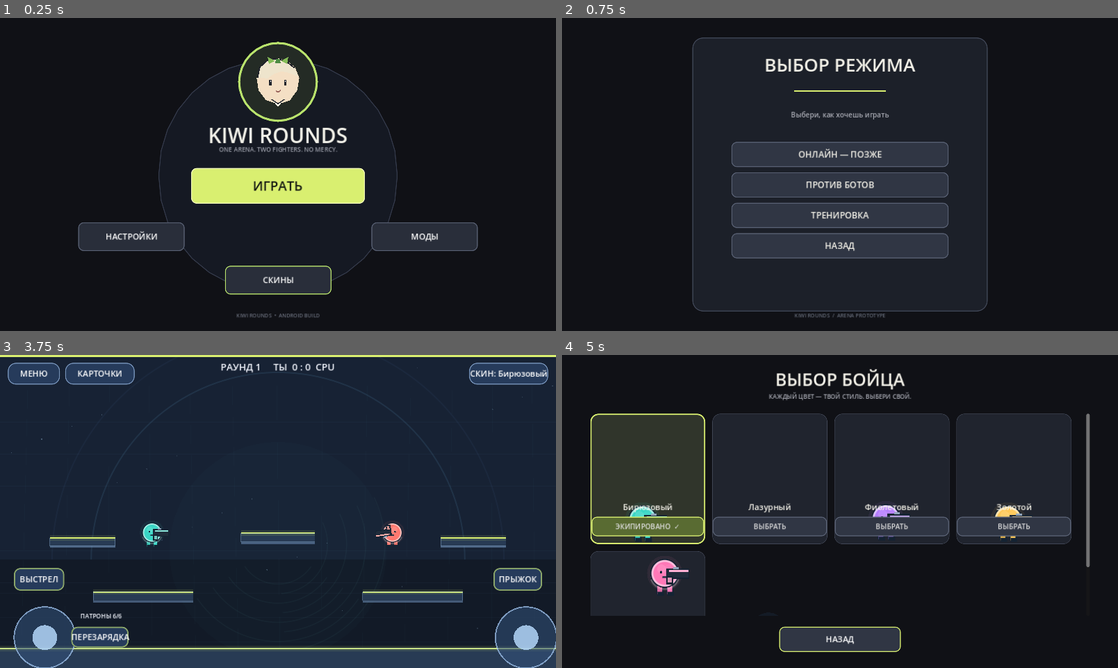
Above: before the commit, frames 1-4 (two rows, left to right).
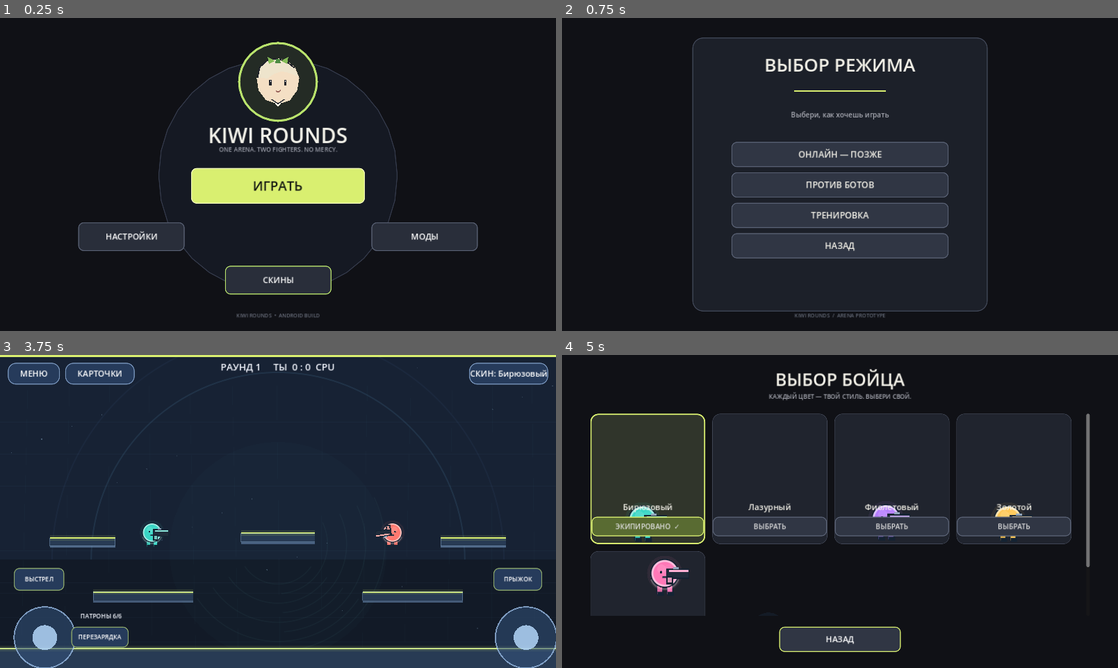
Above: after the commit, the same moments.

Repository: loslam-del/Kiwi-rounds
Game: Godot game, scene res://scenes/main.tscn
The game is run twice, just before and just after one commit, with the same random seed, the same clock (stepped at 60 frames per second) and the same inputs.
Inputs:
- Up to frame 1 (0.25 s): no input
- Up to frame 2 (0.75 s): click "ИГРАТЬ" at 0.5 s
- Up to frame 3 (3.75 s): click "ОНЛАЙН — ПОЗЖЕ" at 1.25 s; click "НАЗАД" at 2 s; click "ПРОТИВ БОТОВ" at 2.75 s; click "ЛЁГКАЯ" at 3.5 s
- Up to frame 4 (5 s): click "СКИН: Бирюзовый" at 4.25 s

The runs differ from the first frame. In frame 3, 0.6% of the frame differs, in the area x 2-98%, y 68-94%; in frame 4, nothing differs.
Error in both runs: Invalid call. Nonexistent function 'apply_ragdoll_impulse' in base 'CharacterBody2D (ArenaPlayer)'. (res://scripts/pulse.gd:105)

Commit message:
Refine compact touch action buttons

Diff:
--- a/scripts/virtual_action_button.gd
+++ b/scripts/virtual_action_button.gd
@@ -22,7 +22,7 @@
     label_node.horizontal_alignment = HORIZONTAL_ALIGNMENT_CENTER
     label_node.vertical_alignment = VERTICAL_ALIGNMENT_CENTER
     label_node.mouse_filter = Control.MOUSE_FILTER_IGNORE
-    label_node.add_theme_font_size_override("font_size", 19)
+    label_node.add_theme_font_size_override("font_size", 14)
     label_node.add_theme_color_override("font_color", Color.WHITE)
     add_child(label_node)
     queue_redraw()
@@ -63,6 +63,6 @@
     var style := StyleBoxFlat.new()
     style.bg_color = color
     style.border_color = accent_color
-    style.set_border_width_all(3)
-    style.set_corner_radius_all(14)
+    style.set_border_width_all(2)
+    style.set_corner_radius_all(12)
     return style
